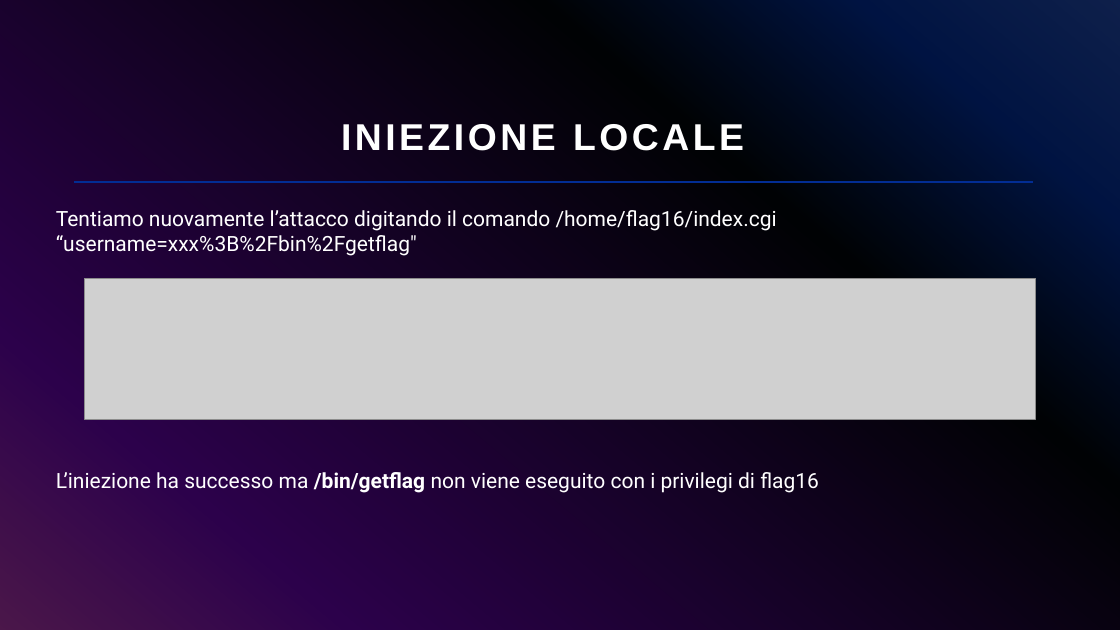
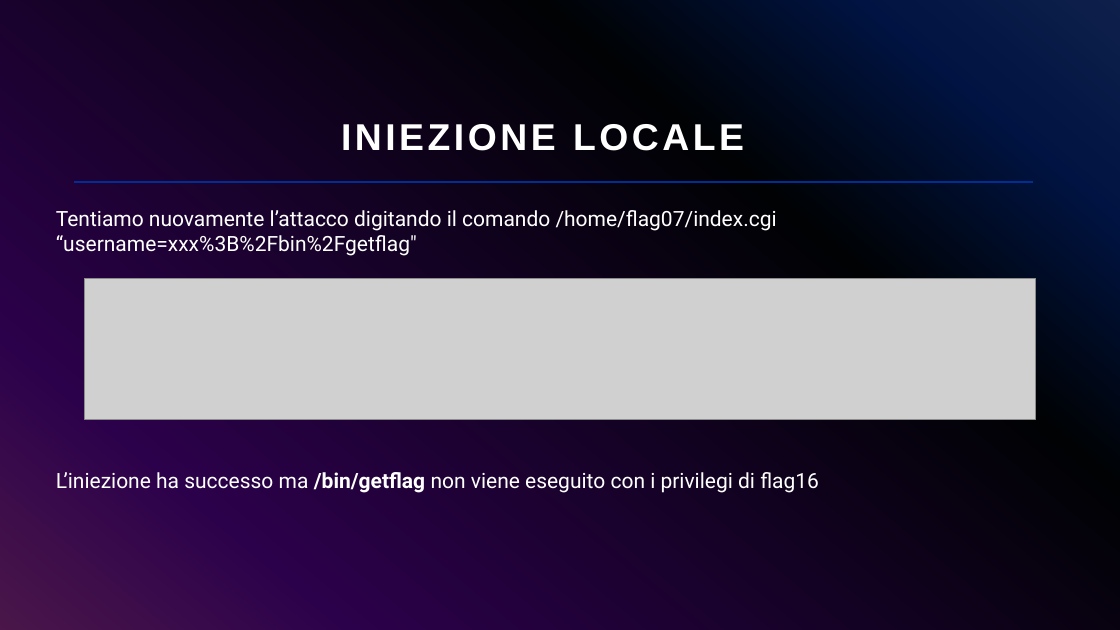
Before and after one commit to giorgiosiniscalchi/Nebula16-ITA, a slide deck: slide 16 of Presentazione Nebula16.pptx. Drawn at 1120x630 pixels with LibreOffice and Linux fonts; fonts in the diff are those of the drawing; grey boxes stand for pictures. Boxes give left, top, right and bottom in pixels: in the first picture for what was removed or moved away, otherwise in the second. Text is boxed around its words. In the diff, an @@ line names an element or a change of style, - is before the commit and + after.

```diff
--- a/Presentazione Nebula16.pptx
+++ b/Presentazione Nebula16.pptx
@@ text at <box>56,210,777,256</box>: text changed @@
-Tentiamo nuovamente l’attacco digitando il comando /home/flag16/index.cgi “username=xxx%3B%2Fbin%2Fgetflag"
+Tentiamo nuovamente l’attacco digitando il comando /home/flag07/index.cgi “username=xxx%3B%2Fbin%2Fgetflag"
```
Also in this commit, not shown: 6 other slides changed, 14 slides added, 1 slide removed.
